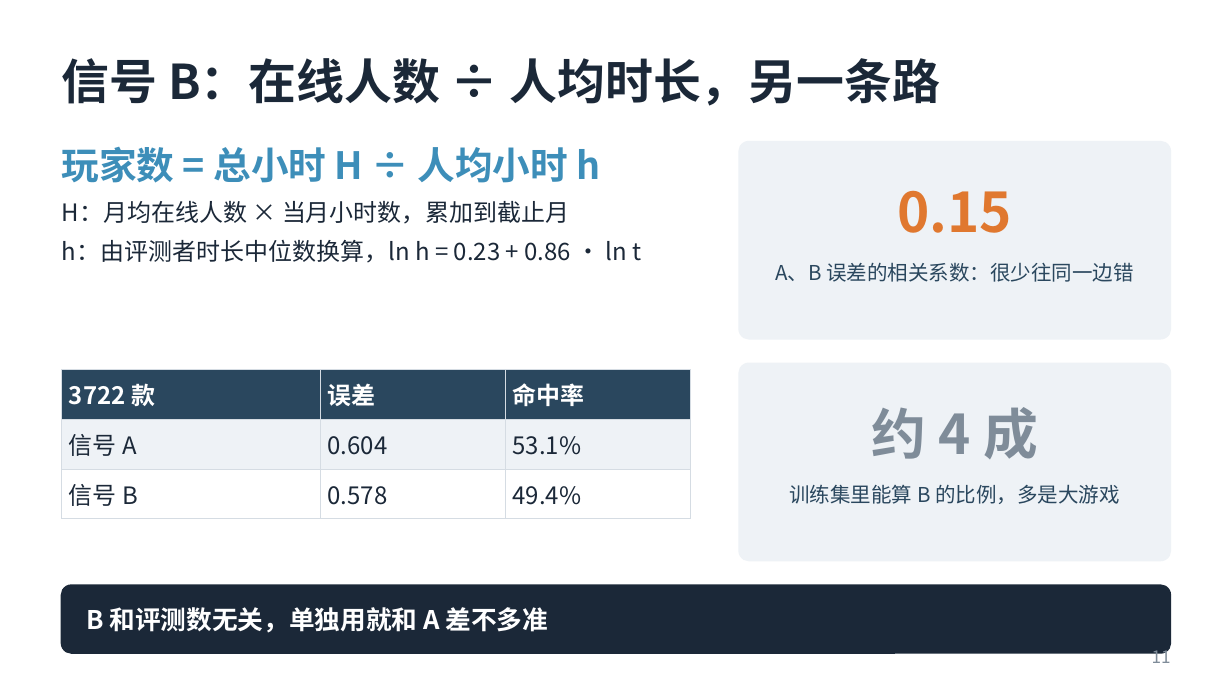
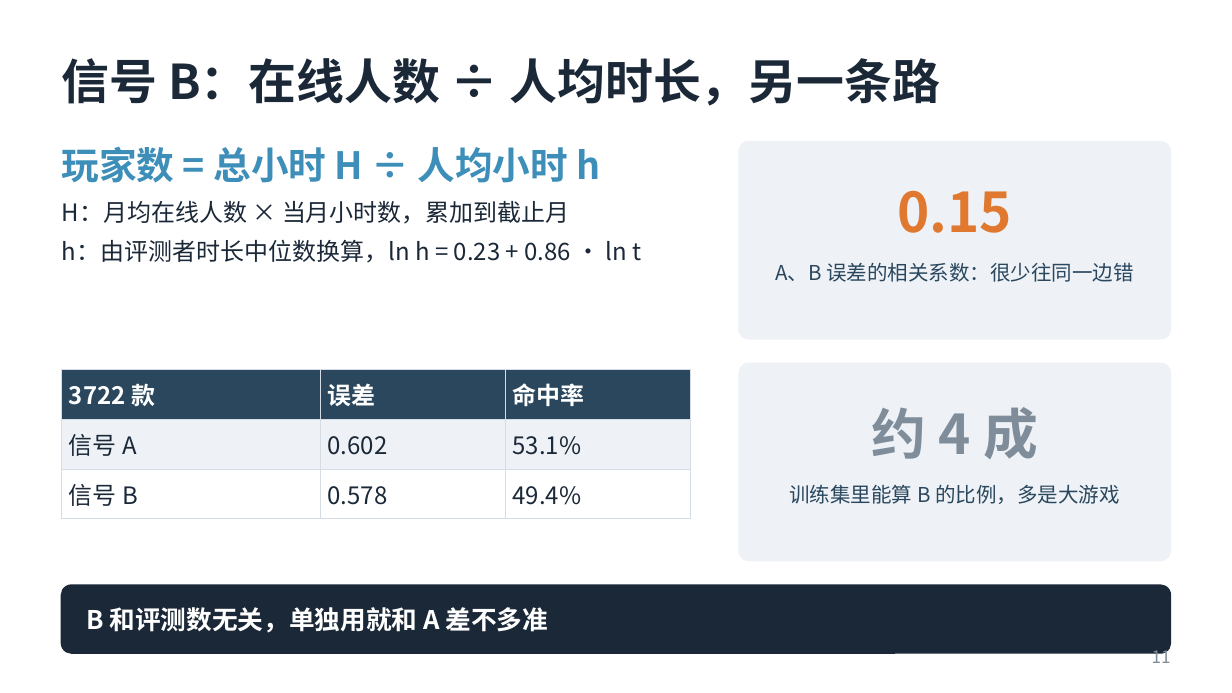
Before and after one commit to plmnbvcxz46/steam-estimator, a slide deck: slide 11 of slides/steamguess.pptx. Drawn at 1232x693 pixels with LibreOffice and Linux fonts; fonts in the diff are those of the drawing. Boxes give left, top, right and bottom in pixels: in the first picture for what was removed or moved away, otherwise in the second. Text is boxed around its words. In the diff, an @@ line names an element or a change of style, - is before the commit and + after.

```diff
--- a/slides/steamguess.pptx
+++ b/slides/steamguess.pptx
@@ table at [62, 370, 690, 510] @@
-row 2, column 2: 0.604
+row 2, column 2: 0.602
```
Also in this commit, not shown: 4 other slides changed, 17 other files.
